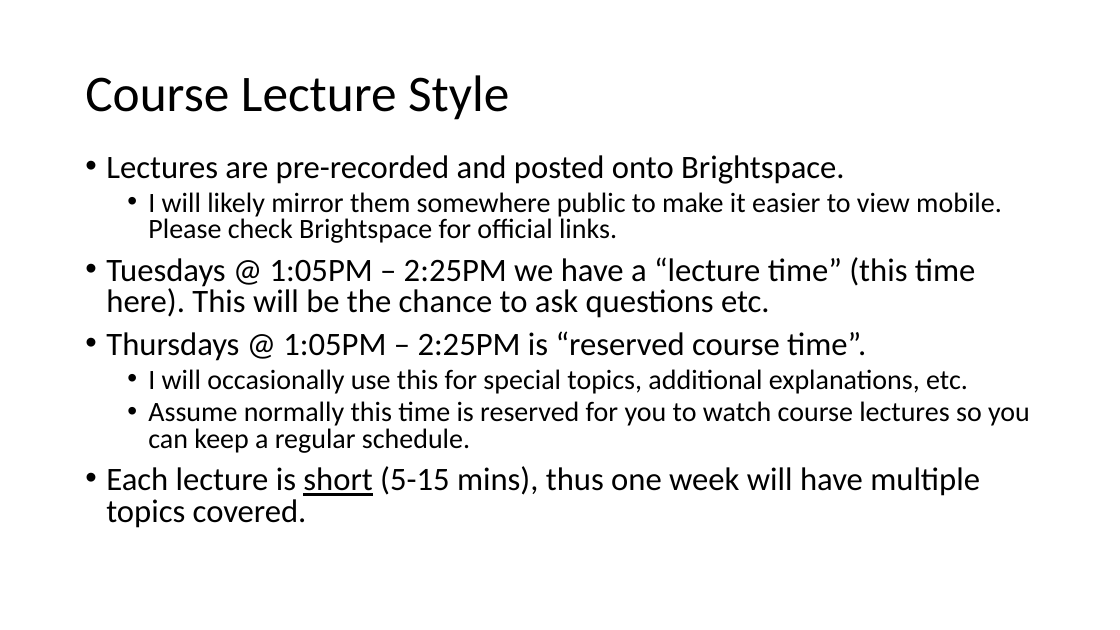
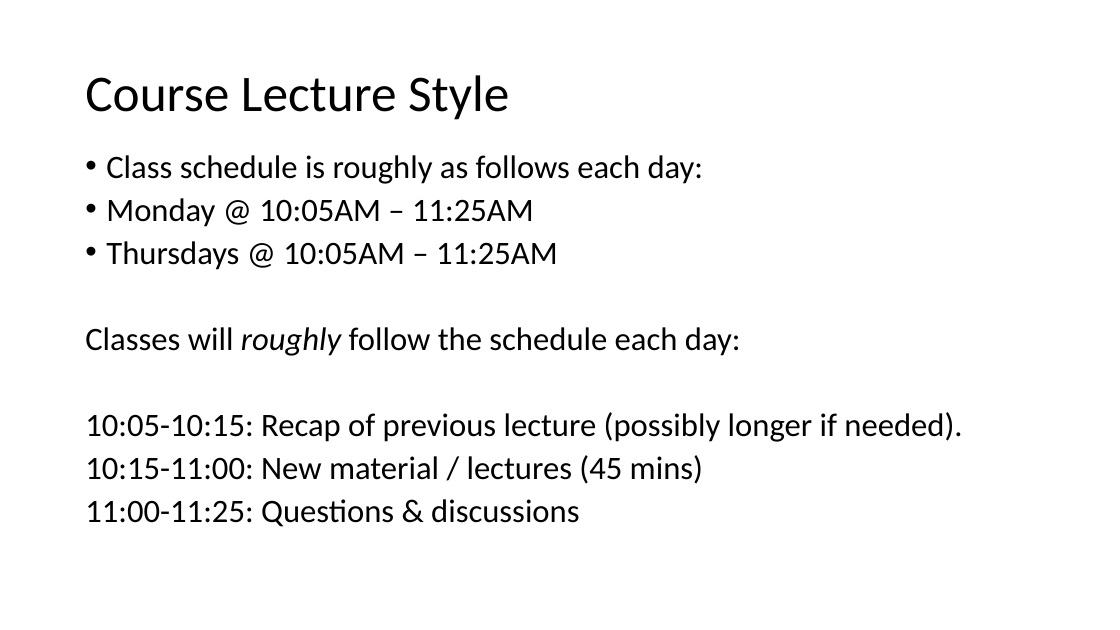
Before and after one commit to colinoflynn/eced4406, a slide deck: slide 6 of slides/0x100/0x100 – Introduction to the Introduction.pptx (slide 5 before the commit). Drawn at 1120x630 pixels with LibreOffice and Linux fonts; fonts in the diff are those of the drawing. Boxes give left, top, right and bottom in pixels: in the first picture for what was removed or moved away, otherwise in the second. Text is boxed around its words. In the diff, an @@ line names an element or a change of style, - is before the commit and + after.

```diff
--- a/slides/0x100/0x100 – Introduction to the Introduction.pptx
+++ b/slides/0x100/0x100 – Introduction to the Introduction.pptx
@@ text at box(85, 155, 962, 527): text changed @@
-• Lectures are pre-recorded and posted onto Brightspace.
-  • I will likely mirror them somewhere public to make it easier to view mobile. Please check Brightspace for official links.
-• Tuesdays @ 1:05PM – 2:25PM we have a “lecture time” (this time here). This will be the chance to ask questions etc.
-• Thursdays @ 1:05PM – 2:25PM is “reserved course time”.
-  • I will occasionally use this for special topics, additional explanations, etc.
-  • Assume normally this time is reserved for you to watch course lectures so you can keep a regular schedule.
-• Each lecture is short (5-15 mins), thus one week will have multiple topics covered.
+• Class schedule is roughly as follows each day:
+• Monday @ 10:05AM – 11:25AM
+• Thursdays @ 10:05AM – 11:25AM
+Classes will roughly follow the schedule each day:
+10:05-10:15: Recap of previous lecture (possibly longer if needed).
+10:15-11:00: New material / lectures (45 mins)
+11:00-11:25: Questions & discussions
```
Also in this commit, not shown: 6 other slides changed, 1 slide added, 1 slide removed, 43 other files.
